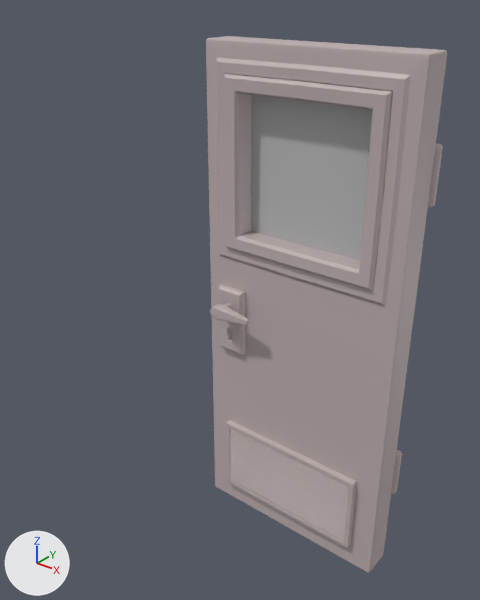
An edit to the FBX model RAW/AssetsRosa/SM_DoorRight_01.fbx, drawn before and after from the same camera.
One viewpoint serves both versions: a 50 mm camera at (1.6, -1.84, 2.09) aimed at (0.11, 0.03, 0.94). The lights are fixed; the arrows at lower left show +X, +Y and +Z. The older version comes first. Where no turn or scale is listed for an object, it has been applied to the vertices.
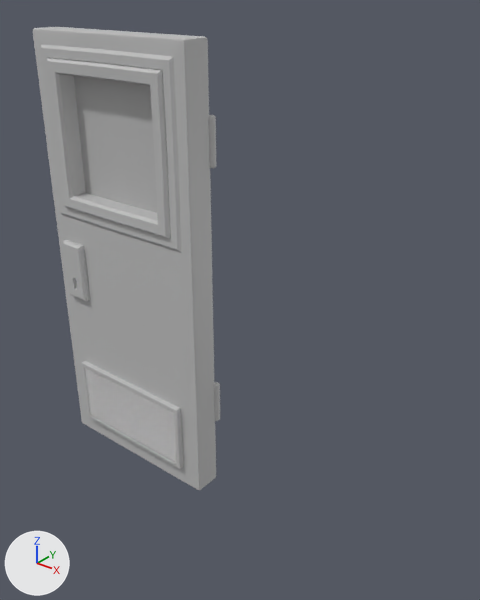
Where the change shows, as pixel boxes [x1, y1, x2, y2] in the pictures (480 x 600 px):
'pCube79', moved, rescaled (22% narrower, 14% shorter): before [206, 36, 447, 573]; after [33, 27, 220, 490]
'VitrePorte_01', moved, rescaled (31% narrower, 17% shorter): before [251, 95, 372, 260]; after [74, 76, 157, 213]
'pCube40', moved: before [219, 284, 246, 355]; after [63, 240, 90, 301]
'pCube41', deleted: before [210, 303, 249, 325]

The change, as a diff of the scene's bpy script:
```diff
--- a/RAW/AssetsRosa/SM_DoorRight_01.fbx.py
+++ b/RAW/AssetsRosa/SM_DoorRight_01.fbx.py
@@ me_mesh @@
 # used by ob_pcube79; location = (0.826, 0.067, 0.956)
-me_mesh.from_pydata(...)  # 2388 vertices, 2284 faces; spans x -0.79..0.02, y -0.15..0.02, z -0.96..0.96
+me_mesh.from_pydata(...)  # 2388 vertices, 2284 faces; spans x -0.82..0.02, y -0.15..0.02, z 0.0..1.91
+# me_mesh part 2: the whole mesh is scaled about its middle by (1.04, 1, 1), then moved by (-0.02, 0.0, 0.96)
 me_mesh.materials.append(mat_standardsurface1)
@@ me_mesh_001 @@
 # used by ob_vitreporte_01; location = (0.43, -0.001, 1.499)
-me_mesh_001.from_pydata(...)  # 9 vertices, 4 faces; spans x -0.254..0.254, y 0.0, z -0.254..0.254
+me_mesh_001.from_pydata(...)  # 9 vertices, 4 faces; spans x -0.264..0.264, y 0.0, z 1.245..1.754
+# me_mesh_001 part 1: the whole mesh is scaled about its middle by (1.04, 1, 1), then moved by (0.0, 0.0, 1.499)
 me_mesh_001.materials.append(mat_lambert1)
@@ ob_pcube41 @@
-ob_pcube41 = bpy.data.objects.new('pCube41', me_mesh_003)
-ob_pcube41.location = (0.151, -0.146, 0.966)
@@ ob_pcube40 @@
 ob_pcube40 = bpy.data.objects.new('pCube40', me_mesh_002)
-ob_pcube40.location = (0.151, -0.079, 0.754)
+ob_pcube40.location = (-0.701, -0.146, 0.754)
@@ ob_pcube79 @@
 ob_pcube79 = bpy.data.objects.new('pCube79', me_mesh)
-ob_pcube79.location = (0.826, 0.067, 0.956)
+ob_pcube79.location = (0.0, 0.0, 0.0)
@@ ob_vitreporte_01 @@
 ob_vitreporte_01 = bpy.data.objects.new('VitrePorte_01', me_mesh_001)
-ob_vitreporte_01.location = (0.43, -0.001, 1.499)
+ob_vitreporte_01.location = (-0.412, -0.069, 0.0)
```
